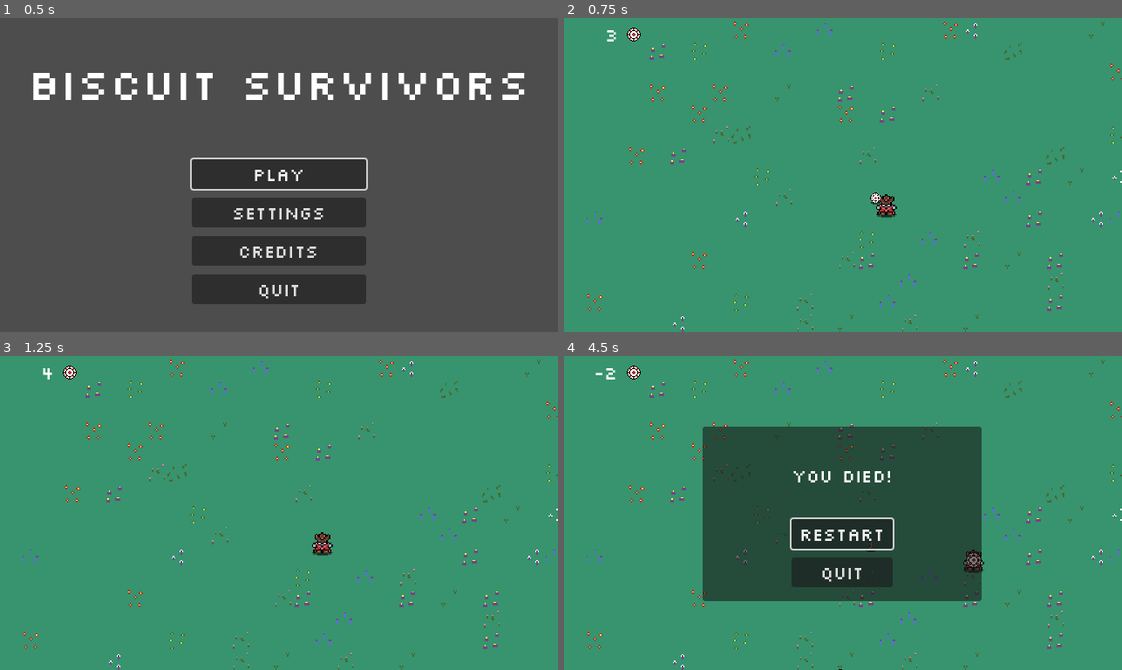
Above: before the commit, frames 1-4 (two rows, left to right).
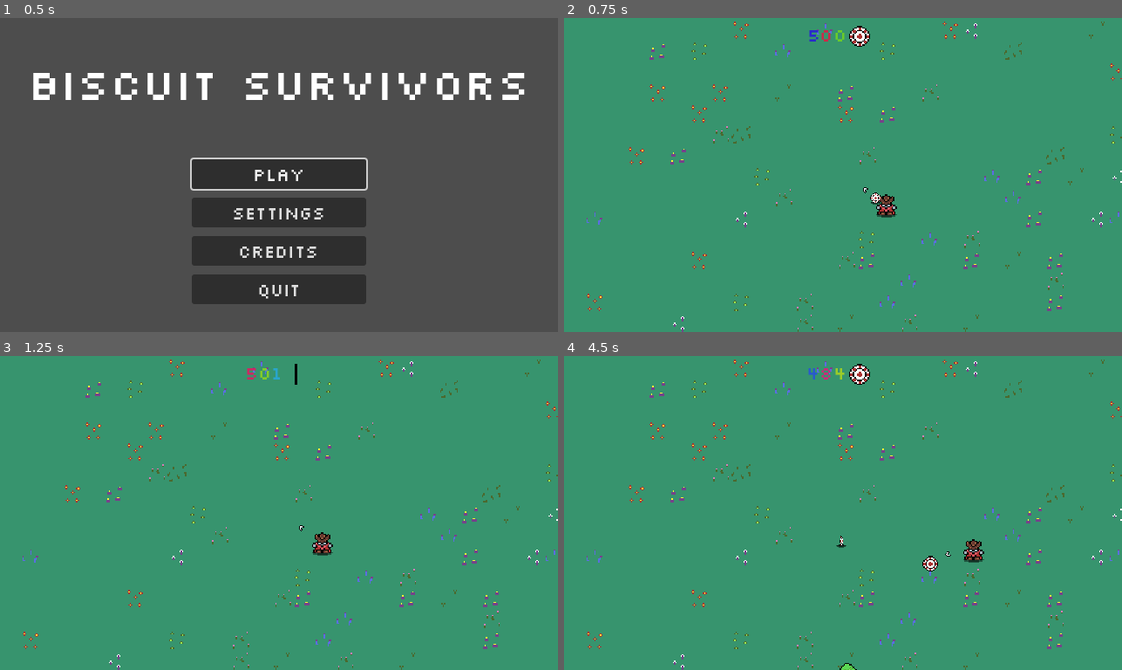
Above: after the commit, the same moments.

Repository: tkapa/risk-it
Game: Godot game, scene res://Scenes/UI/MainMenu/main_menu.tscn
Same seed, same stepped clock (60 frames per second), same inputs: the game is played once before the commit and once after it.
Inputs (mouse positions are in pixels of both pictures, inside the frame that each line leads up to):
- Up to frame 1 (0.5 s): no input
- Up to frame 2 (0.75 s): click "PLAY" at 0.5 s
- Up to frame 3 (1.25 s): no input
- Up to frame 4 (4.5 s): move the mouse to (965, 497) at 1.27 s; hold D (right) 1.28-2.03 s; tap R (cash_in) at 1.35, 2.3, 3.6 s; tap Space (throw) at 1.55, 2.1, 3.8, 4.35 s; move the mouse to (731, 528) at 2.02 s; hold S (down) 2.03-2.75 s; click "Accept" at 2.75 s; move the mouse to (898, 443) at 3.52 s; hold D (right) 3.53-4.28 s; move the mouse to (815, 575) at 4.27 s; hold W (up) from 4.28 s (still down)

Frame 1 is identical in both runs. In frame 2, 0.4% of the frame differs, in the area x 7-55%, y 2-56%; in frame 3, 0.3%; in frame 4, 28%, in the area x 5-76%, y 2-100%.

Commit message:
Some Juice. Bug fix. Aim Cursor.

Diff:
--- a/Components/HitboxComponent/HitboxComponent.tscn
+++ b/Components/HitboxComponent/HitboxComponent.tscn
@@ -6,5 +6,3 @@
 collision_layer = 6
 collision_mask = 0
 script = ExtResource("1_l84rr")
-
-[connection signal="body_entered" from="." to="." method="_on_body_entered"]
--- a/Entities/Attacks/Chip.tscn
+++ b/Entities/Attacks/Chip.tscn
@@ -6,19 +6,18 @@
 [ext_resource type="PackedScene" uid="uid://c4o66nlqmj07u" path="res://Components/HitboxComponent/HitboxComponent.tscn" id="3_y4kt8"]
 
 [sub_resource type="CircleShape2D" id="CircleShape2D_u6qvb"]
+radius = 0.01
 
 [sub_resource type="CircleShape2D" id="CircleShape2D_3ngcf"]
 radius = 9.0
 
-[node name="Chip" type="CharacterBody2D"]
+[node name="Chip" type="Area2D"]
 collision_layer = 0
 collision_mask = 0
-motion_mode = 1
 script = ExtResource("1_oqvyq")
 chip_drop = ExtResource("2_y4kt8")
 
 [node name="CollisionShape2D" type="CollisionShape2D" parent="."]
-visible = false
 shape = SubResource("CircleShape2D_u6qvb")
 
 [node name="Sprite2D" type="Sprite2D" parent="."]
--- a/Entities/Attacks/chip.gd
+++ b/Entities/Attacks/chip.gd
@@ -1,4 +1,4 @@
-class_name Chip extends CharacterBody2D
+class_name Chip extends Area2D
 
 var direction : Vector2 = Vector2.UP
 
@@ -19,8 +19,7 @@
 	hitbox.damage = damage
 
 func _physics_process(delta):
-	velocity = direction * move_speed
-	move_and_slide()
+	position += direction * move_speed * delta
 
 	move_speed -= speed_decay
 	if move_speed < 0:
@@ -33,5 +32,8 @@
 func _on_hitbox_component_hit():
 	maximum_hits -= 1
 
+	print("Hits: ", maximum_hits)
+
 	if maximum_hits <= 0:
+		print("Chip no hits")
 		_on_cleanup()
--- /dev/null
+++ b/Entities/Player/cash_in_component.gd
@@ -0,0 +1,7 @@
+class_name CashInComponent extends Node
+
+signal try_cash_in(cost: int)
+
+func _process(delta):
+	if InputManager.wants_cash_in() && GameManager.cash_in_ready:
+		try_cash_in.emit(GameManager.cash_in_cost)
--- a/Entities/Player/player.gd
+++ b/Entities/Player/player.gd
@@ -2,54 +2,35 @@
 
 @onready var hurtbox : HurtboxComponent = $HurtboxComponent
 @onready var health : HealthComponent = $HealthComponent
+@onready var cash_in_component : CashInComponent = $CashInComponent
+@onready var thrower_component : ThrowerComponent = $ThrowerComponent
 
 @export_category("Player Stats")
 @export var base_health : int = 3
 @export var move_speed : int = 100
 
-@export_category("Combat Variables")
-@export var base_chip : PackedScene
-@export var base_throw_strength : int = 200
-
-@export var chip_strategies : Array[ChipStrategy] = []
-var _cursor_dir : Vector2
+var chip_strategies : Array[ChipStrategy] = []
 
 func _ready():
 	GameManager.player = self
 	health.init(base_health)
 	hurtbox.init(health)
+	thrower_component.init(self)
 	SignalBus.player_grant_power_up.connect(_add_chip_strategy)
 
-func _input(event):
-	if event is InputEventMouseMotion:
-		var camera = get_viewport().get_camera_2d()
-		var cursor = camera.get_global_mouse_position()
-		_cursor_dir = global_position.direction_to(cursor)
+func _process(delta):
+	if InputManager.wants_throw():
+		thrower_component.throw(chip_strategies)
 
-func _process(delta):
-	if Input.is_action_just_pressed("throw"):
-		_throw()
-	if Input.is_action_just_pressed("cash_in"):
-		SignalBus.player_cash_in.emit()
-
-func _throw():
-	var chip : Chip = _setup_chip()
-	add_sibling(chip)
-
+func _process_cost(damage: int):
 	var attack : Attack = Attack.new()
-	attack.damage = chip.chip_cost
+	attack.damage = damage
 	health.take_damage(attack)
 
 func _physics_process(delta):
-	var input_vector = _get_movement()
+	var input_vector = InputManager.movement_vector()
 	velocity = input_vector * move_speed
 	move_and_slide()
-
-func _get_movement():
-	var y = Input.get_axis("up", "down")
-	var x = Input.get_axis("left", "right")
-
-	return Vector2(x, y)
 
 func _on_health_component_health_updated(new_current_health: int, previous_health: int):
 	SignalBus.player_health_updated.emit(new_current_health, previous_health)
@@ -57,16 +38,16 @@
 func _on_health_component_on_death():
 	SignalBus.player_died.emit()
 
-func _setup_chip() -> Chip:
-	var chip : Chip = base_chip.instantiate()
-	chip.position = position
-	chip.scale = Vector2(0.75,0.75)
-	chip.init(base_throw_strength, _cursor_dir)
+func _on_cash_in_component_try_cash_in(cost: int):
+	var cash_in_survived : bool = health.current_health > cost
 
-	for strat in chip_strategies:
-		strat.apply_strategy(chip)
+	_process_cost(cost)
 
-	return chip
+	if cash_in_survived:
+		SignalBus.player_cash_in.emit()
 
 func _add_chip_strategy(strategy: ChipStrategy):
 	chip_strategies.append(strategy)
+
+func _on_thrower_component_process_chip_cost(cost):
+	_process_cost(cost)
--- a/Entities/Player/player.tscn
+++ b/Entities/Player/player.tscn
@@ -7,6 +7,9 @@
 [ext_resource type="PackedScene" uid="uid://g8lh65rii5n" path="res://Components/HealthComponent/HealthComponent.tscn" id="3_lu8i8"]
 [ext_resource type="PackedScene" uid="uid://dcdqr53wunobp" path="res://Components/HurtboxComponent/HurtboxComponent.tscn" id="4_tekja"]
 [ext_resource type="PackedScene" uid="uid://b2ak7xv3n0btv" path="res://Components/PickUpMagnet/PickUpMagnetComponent.tscn" id="6_01a4e"]
+[ext_resource type="Script" uid="uid://d3qfsg7ya1c0m" path="res://Entities/Player/cash_in_component.gd" id="8_7a1se"]
+[ext_resource type="Texture2D" uid="uid://btey80oa8hgq" path="res://Assets/pointer.png" id="9_lub02"]
+[ext_resource type="Script" uid="uid://c0n1annf7wbod" path="res://Entities/Player/thrower_component.gd" id="9_x1y6q"]
 
 [sub_resource type="AtlasTexture" id="AtlasTexture_3uyv8"]
 atlas = ExtResource("1_mv1ah")
@@ -35,7 +38,7 @@
 [node name="Player" type="CharacterBody2D"]
 motion_mode = 1
 script = ExtResource("1_3uyv8")
-base_chip = ExtResource("2_5c2io")
+base_health = 500
 
 [node name="DropShadow" parent="." instance=ExtResource("3_4wf4l")]
 offset = Vector2(0, 2)
@@ -61,5 +64,22 @@
 position = Vector2(0, 4)
 shape = SubResource("CircleShape2D_tekja")
 
+[node name="CashInComponent" type="Node" parent="."]
+script = ExtResource("8_7a1se")
+
+[node name="ThrowerComponent" type="Node2D" parent="."]
+script = ExtResource("9_x1y6q")
+base_chip = ExtResource("2_5c2io")
+
+[node name="AimComponent" type="Node2D" parent="ThrowerComponent"]
+rotation = 1.5708
+
+[node name="Pointer" type="Sprite2D" parent="ThrowerComponent/AimComponent"]
+position = Vector2(0, -18)
+scale = Vector2(0.5, 0.5)
+texture = ExtResource("9_lub02")
+
 [connection signal="health_updated" from="HealthComponent" to="." method="_on_health_component_health_updated"]
 [connection signal="on_death" from="HealthComponent" to="." method="_on_health_component_on_death"]
+[connection signal="try_cash_in" from="CashInComponent" to="." method="_on_cash_in_component_try_cash_in"]
+[connection signal="process_chip_cost" from="ThrowerComponent" to="." method="_on_thrower_component_process_chip_cost"]
--- /dev/null
+++ b/Entities/Player/thrower_component.gd
@@ -0,0 +1,42 @@
+class_name ThrowerComponent extends Node2D
+
+signal process_chip_cost(cost : int)
+
+@onready var aim_component : Node2D = $AimComponent
+
+@export_category("Combat Variables")
+@export var base_chip : PackedScene
+@export var base_throw_strength : int = 200
+
+var _cursor_dir : Vector2
+var _parent : CharacterBody2D
+
+func init(parent: CharacterBody2D):
+	_parent = parent
+
+func _process(delta):
+	if InputManager.using_controller:
+		_cursor_dir = InputManager.look_vector()
+	else:
+		var _cursor_pos = InputManager.cursor_position()
+		_cursor_dir = global_position.direction_to(_cursor_pos)
+
+	rotation = _cursor_dir.angle()
+
+func throw(strategies: Array[ChipStrategy]):
+	var chip : Chip = _setup_chip(strategies)
+	process_chip_cost.emit(chip.chip_cost)
+	_parent.add_sibling(chip)
+
+func _setup_chip(strategies: Array[ChipStrategy]) -> Chip:
+	var chip : Chip = base_chip.instantiate()
+	chip.position = _parent.position
+	chip.scale = Vector2(0.75,0.75)
+	chip.init(base_throw_strength, _cursor_dir)
+
+	for strat in strategies:
+		print("Applying: ", strat.name)
+		strat.apply_strategy(chip)
+
+	print("---")
+	return chip
--- a/Resources/Enemies/slime.tres
+++ b/Resources/Enemies/slime.tres
@@ -1,8 +1,7 @@
-[gd_resource type="Resource" script_class="EnemyStats" load_steps=9 format=3 uid="uid://v4ht4q6lj747"]
+[gd_resource type="Resource" script_class="EnemyStats" load_steps=7 format=3 uid="uid://v4ht4q6lj747"]
 
 [ext_resource type="Resource" uid="uid://c0k34c66supa3" path="res://Resources/Chips/base_chip.tres" id="1_qurrs"]
 [ext_resource type="Script" uid="uid://d4cy06b7qvxs5" path="res://Resources/Enemies/enemy_stats.gd" id="1_rkiea"]
-[ext_resource type="Texture2D" uid="uid://ihgiqih6m7m0" path="res://Assets/Enemies/Slime.png" id="3_iunsp"]
 [ext_resource type="Texture2D" uid="uid://bgncm7xenwbdu" path="res://Assets/Enemies/Slime-Sheet.png" id="3_w631l"]
 
 [sub_resource type="AtlasTexture" id="AtlasTexture_ie8a6"]
@@ -13,10 +12,6 @@
 atlas = ExtResource("3_w631l")
 region = Rect2(16, 0, 16, 16)
 
-[sub_resource type="AtlasTexture" id="AtlasTexture_w631l"]
-atlas = ExtResource("3_iunsp")
-region = Rect2(0, 0, 16, 16)
-
 [sub_resource type="SpriteFrames" id="SpriteFrames_ie8a6"]
 animations = [{
 "frames": [{
@@ -25,9 +20,6 @@
 }, {
 "duration": 1.0,
 "texture": SubResource("AtlasTexture_65brq")
-}, {
-"duration": 1.0,
-"texture": SubResource("AtlasTexture_w631l")
 }],
 "loop": true,
 "name": &"default",
@@ -39,6 +31,6 @@
 chip_drop = ExtResource("1_qurrs")
 name = "Enemy"
 max_health = 1
-move_speed = 10
+move_speed = 20
 sprite_sheet = SubResource("SpriteFrames_ie8a6")
 metadata/_custom_type_script = "uid://d4cy06b7qvxs5"
--- a/Resources/PowerUps/scripts/damage_chip_strategy.gd
+++ b/Resources/PowerUps/scripts/damage_chip_strategy.gd
@@ -2,4 +2,4 @@
 
 func apply_strategy(chip: Chip):
 	chip.damage += value
-	chip.chip_cost += cost
+	#chip.chip_cost += cost
--- a/Resources/PowerUps/scripts/pierce_chip_strategy.gd
+++ b/Resources/PowerUps/scripts/pierce_chip_strategy.gd
@@ -2,4 +2,4 @@
 
 func apply_strategy(chip: Chip):
 	chip.maximum_hits += value
-	chip.chip_cost += cost
+	#chip.chip_cost += cost
--- a/Resources/PowerUps/scripts/speed_multiplier.gd
+++ b/Resources/PowerUps/scripts/speed_multiplier.gd
@@ -2,4 +2,4 @@
 
 func apply_strategy(chip: Chip):
 	chip.move_speed += value
-	chip.chip_cost += cost
+	#chip.chip_cost += cost
--- a/Scenes/UI/CashInMenu/cash_in_menu.gd
+++ b/Scenes/UI/CashInMenu/cash_in_menu.gd
@@ -9,19 +9,16 @@
 func _ready():
 	SignalBus.player_cash_in.connect(_on_player_cash_in)
 	SignalBus.player_grant_power_up.connect(_on_grant_power_up)
-	visibility_changed.connect(_on_visibility_changed)
 
 func _on_player_cash_in():
+	_roll_option(option_ui_1)
+	_roll_option(option_ui_2)
+	_roll_option(option_ui_3)
+	option_ui_2.button.grab_focus()
 	SignalBus.pause_game.emit(self)
 
 func _on_grant_power_up(s: ChipStrategy):
 	SignalBus.unpause_game.emit()
 
-func _on_visibility_changed():
-	_roll_option(option_ui_1)
-	_roll_option(option_ui_2)
-	_roll_option(option_ui_3)
-	option_ui_1.button.grab_focus()
-
 func _roll_option(ui: OptionUI):
 	ui.init(power_ups.pick_random())
--- a/Scenes/UI/PauseMenu/pause_menu.gd
+++ b/Scenes/UI/PauseMenu/pause_menu.gd
@@ -7,7 +7,7 @@
 	visibility_changed.connect(_on_show)
 
 func _process(delta):
-	if Input.is_action_just_pressed("pause"):
+	if InputManager.wants_pause():
 		if PauseManager.is_paused:
 			SignalBus.unpause_game.emit()
 		else:
--- a/Scenes/UI/PlayerHp/player_hp.gd
+++ b/Scenes/UI/PlayerHp/player_hp.gd
@@ -1,9 +1,29 @@
 class_name PlayerHPUI extends HBoxContainer
 
-@onready var hp_label : Label = $Label
+@onready var hp_label : RichTextLabel = $Label
+@onready var hp_icon : AnimatedSprite2D = $HPIcon
+
+const RAINBOW : String = "[rainbow]"
+const SHAKE : String = "[shake]"
+
+var _hp_value : String
 
 func _init():
+	SignalBus.player_cash_in.connect(_cash_in_not_ready)
 	SignalBus.player_health_updated.connect(_on_player_health_updated)
 
 func _on_player_health_updated(new_current: int, previous_health : int):
-	hp_label.text = str(new_current)
+	_hp_value = str(new_current)
+	var val = _hp_value
+
+	if GameManager.cash_in_ready:
+		val = str(RAINBOW, SHAKE, _hp_value)
+		hp_icon.play("ready")
+	else:
+		_cash_in_not_ready()
+
+	hp_label.text = val
+
+func _cash_in_not_ready():
+	hp_label.text = _hp_value
+	hp_icon.play("default")
--- a/Scenes/UI/PlayerHp/player_hp.tscn
+++ b/Scenes/UI/PlayerHp/player_hp.tscn
@@ -1,21 +1,65 @@
-[gd_scene load_steps=4 format=3 uid="uid://se3rgu7umfgo"]
+[gd_scene load_steps=10 format=3 uid="uid://se3rgu7umfgo"]
 
 [ext_resource type="Theme" uid="uid://c8sqrg1dqvo5y" path="res://Resources/Themes/default_ui.tres" id="1_ayxky"]
-[ext_resource type="Texture2D" uid="uid://ck8qoaq0tqrto" path="res://Assets/Chips/Chip-1.png" id="1_capmd"]
 [ext_resource type="Script" uid="uid://d3wqybxbahvkm" path="res://Scenes/UI/PlayerHp/player_hp.gd" id="2_7javd"]
+[ext_resource type="Texture2D" uid="uid://immtyy21f2jx" path="res://Assets/Chips/Chip-Pickup.png" id="3_bai5o"]
+
+[sub_resource type="AtlasTexture" id="AtlasTexture_fgeeo"]
+atlas = ExtResource("3_bai5o")
+region = Rect2(0, 0, 16, 16)
+
+[sub_resource type="AtlasTexture" id="AtlasTexture_5raxr"]
+atlas = ExtResource("3_bai5o")
+region = Rect2(0, 0, 16, 16)
+
+[sub_resource type="AtlasTexture" id="AtlasTexture_fmafk"]
+atlas = ExtResource("3_bai5o")
+region = Rect2(16, 0, 16, 16)
+
+[sub_resource type="AtlasTexture" id="AtlasTexture_fekdy"]
+atlas = ExtResource("3_bai5o")
+region = Rect2(32, 0, 16, 16)
+
+[sub_resource type="AtlasTexture" id="AtlasTexture_et0xr"]
+atlas = ExtResource("3_bai5o")
+region = Rect2(48, 0, 16, 16)
+
+[sub_resource type="SpriteFrames" id="SpriteFrames_biygc"]
+animations = [{
+"frames": [{
+"duration": 1.0,
+"texture": SubResource("AtlasTexture_fgeeo")
+}],
+"loop": true,
+"name": &"default",
+"speed": 5.0
+}, {
+"frames": [{
+"duration": 1.0,
+"texture": SubResource("AtlasTexture_5raxr")
+}, {
+"duration": 1.0,
+"texture": SubResource("AtlasTexture_fmafk")
+}, {
+"duration": 1.0,
+"texture": SubResource("AtlasTexture_fekdy")
+}, {
+"duration": 1.0,
+"texture": SubResource("AtlasTexture_et0xr")
+}],
+"loop": true,
+"name": &"ready",
+"speed": 5.0
+}]
 
 [node name="PlayerHp" type="HBoxContainer"]
-anchors_preset = 8
+anchors_preset = 5
 anchor_left = 0.5
-anchor_top = 0.5
 anchor_right = 0.5
-anchor_bottom = 0.5
-offset_left = -44.5
-offset_top = -18.5
-offset_right = 44.5
-offset_bottom = 18.5
+offset_left = -50.0
+offset_right = 50.0
+offset_bottom = 37.0
 grow_horizontal = 2
-grow_vertical = 2
 size_flags_horizontal = 0
 size_flags_vertical = 0
 theme = ExtResource("1_ayxky")
@@ -23,14 +67,17 @@
 alignment = 2
 script = ExtResource("2_7javd")
 
-[node name="Label" type="Label" parent="."]
+[node name="Label" type="RichTextLabel" parent="."]
+custom_minimum_size = Vector2(70, 0)
 layout_mode = 2
 size_flags_horizontal = 4
+bbcode_enabled = true
 text = "0"
+horizontal_alignment = 2
+vertical_alignment = 1
 
-[node name="HPIcon" type="TextureRect" parent="."]
-layout_mode = 2
-size_flags_horizontal = 4
-size_flags_vertical = 4
-texture = ExtResource("1_capmd")
-stretch_mode = 2
+[node name="HPIcon" type="AnimatedSprite2D" parent="."]
+position = Vector2(115, 20)
+scale = Vector2(1.5, 1.5)
+sprite_frames = SubResource("SpriteFrames_biygc")
+animation = &"ready"
--- a/Scenes/main.tscn
+++ b/Scenes/main.tscn
@@ -45,18 +45,9 @@
 theme = ExtResource("1_21xkr")
 
 [node name="PlayerHp" parent="HUD" instance=ExtResource("3_jjvhh")]
-layout_mode = 0
-anchors_preset = 0
-anchor_left = 0.0
-anchor_top = 0.0
-anchor_right = 0.0
-anchor_bottom = 0.0
-offset_left = 0.0
-offset_top = 0.0
-offset_right = 89.0
-offset_bottom = 37.0
-grow_horizontal = 1
-grow_vertical = 1
+layout_mode = 1
+offset_left = -95.0
+offset_right = 5.0
 theme = null
 
 [node name="PauseMenu" parent="HUD" instance=ExtResource("3_6bp64")]
--- /dev/null
+++ b/Scripts/focus.gd
@@ -0,0 +1,28 @@
+extends Node
+
+var focused := true
+
+func _notification(what: int) -> void:
+	match what:
+		NOTIFICATION_APPLICATION_FOCUS_OUT:
+			focused = false
+		NOTIFICATION_APPLICATION_FOCUS_IN:
+			focused = true
+
+func input_is_action_pressed(action: StringName) -> bool:
+	if focused:
+		return Input.is_action_pressed(action)
+
+	return false
+
+func is_action_just_pressed(action: StringName) -> bool:
+	if focused:
+		return Input.is_action_just_pressed(action)
+
+	return false
+
+func event_is_action_pressed(event: InputEvent, action: StringName) -> bool:
+	if focused:
+		return event.is_action_pressed(action)
+
+	return false
--- a/Scripts/game_manager.gd
+++ b/Scripts/game_manager.gd
@@ -2,11 +2,18 @@
 
 var player : Player
 var game_node: Node2D
+var cash_in_ready: bool
+
+var cash_in_cost: int = 5
 
 func _ready():
 	SignalBus.start_game.connect(_on_game_start)
+	SignalBus.player_health_updated.connect(_check_cash_in)
 
 func _on_game_start():
 	var level_name = "main"
 	var level = str("res://Scenes/", level_name, ".tscn")
 	get_tree().change_scene_to_file(level)
+
+func _check_cash_in(new_current: int, previous: int):
+	cash_in_ready = new_current > cash_in_cost
--- /dev/null
+++ b/Scripts/input_manager.gd
@@ -0,0 +1,53 @@
+extends Node
+
+var using_controller := false
+var last_look_vector : Vector2 = Vector2.ZERO
+
+func _ready():
+	process_mode = Node.PROCESS_MODE_ALWAYS
+
+func wants_throw() -> bool:
+	return Focus.is_action_just_pressed("throw")
+
+func wants_pause() -> bool:
+	return Focus.is_action_just_pressed("pause")
+
+func wants_cash_in() -> bool:
+	return Focus.is_action_just_pressed("cash_in")
+
+func movement_vector() -> Vector2:
+	var x : float = Input.get_axis("left", "right")
+	var y : float = Input.get_axis("up", "down")
+
+	return Vector2(x, y)
+
+func look_vector() -> Vector2:
+	var _look_vector = Input.get_vector("look_left", "look_right", "look_up","look_down")
+
+	if _look_vector.length() > 0.2:
+		last_look_vector = _look_vector
+		return last_look_vector
+
+	return last_look_vector
+
+func cursor_position() -> Vector2:
+	var pos = Vector2.ZERO
+	var camera = get_viewport().get_camera_2d()
+
+	if not camera:
+		return pos
+
+	pos = camera.get_global_mouse_position()
+	return pos
+
+func _input(event):
+	if event is InputEventJoypadButton or event is InputEventJoypadMotion:
+		_set_using_controller(true)
+	else:
+		_set_using_controller(false)
+
+func _set_using_controller(value: bool):
+	if using_controller == value:
+		return
+
+	using_controller = value
--- a/Scripts/signal_bus.gd
+++ b/Scripts/signal_bus.gd
@@ -2,6 +2,7 @@
 
 signal player_died
 signal player_health_updated(new_current_health: int, new_max_health: int)
+signal player_cash_in_ready
 signal player_cash_in
 signal player_grant_power_up(power_up: ChipStrategy)
 
--- a/project.godot
+++ b/project.godot
@@ -18,9 +18,11 @@
 [autoload]
 
 SignalBus="*res://Scripts/signal_bus.gd"
+Focus="*res://Scripts/focus.gd"
 GameManager="*res://Scripts/game_manager.gd"
 PickupManager="*res://Scripts/pickup_manager.gd"
 PauseManager="*res://Scripts/pause_manager.gd"
+InputManager="*res://Scripts/input_manager.gd"
 
 [display]
 
@@ -40,6 +42,14 @@
 
 [input]
 
+ui_accept={
+"deadzone": 0.5,
+"events": [Object(InputEventKey,"resource_local_to_scene":false,"resource_name":"","device":0,"window_id":0,"alt_pressed":false,"shift_pressed":false,"ctrl_pressed":false,"meta_pressed":false,"pressed":false,"keycode":4194309,"physical_keycode":0,"key_label":0,"unicode":0,"location":0,"echo":false,"script":null)
+, Object(InputEventKey,"resource_local_to_scene":false,"resource_name":"","device":0,"window_id":0,"alt_pressed":false,"shift_pressed":false,"ctrl_pressed":false,"meta_pressed":false,"pressed":false,"keycode":4194310,"physical_keycode":0,"key_label":0,"unicode":0,"location":0,"echo":false,"script":null)
+, Object(InputEventKey,"resource_local_to_scene":false,"resource_name":"","device":0,"window_id":0,"alt_pressed":false,"shift_pressed":false,"ctrl_pressed":false,"meta_pressed":false,"pressed":false,"keycode":32,"physical_keycode":0,"key_label":0,"unicode":32,"location":0,"echo":false,"script":null)
+, Object(InputEventJoypadButton,"resource_local_to_scene":false,"resource_name":"","device":-1,"button_index":0,"pressure":0.0,"pressed":false,"script":null)
+]
+}
 up={
 "deadzone": 0.2,
 "events": [Object(InputEventKey,"resource_local_to_scene":false,"resource_name":"","device":-1,"window_id":0,"alt_press …(192 unchanged characters)…
@@ -89,6 +99,26 @@
 , Object(InputEventJoypadButton,"resource_local_to_scene":false,"resource_name":"","device":-1,"button_index":5,"pressure":0.0,"pressed":false,"script":null)
 ]
 }
+look_left={
+"deadzone": 0.2,
+"events": [Object(InputEventJoypadMotion,"resource_local_to_scene":false,"resource_name":"","device":-1,"axis":2,"axis_value":-1.0,"script":null)
+]
+}
+look_right={
+"deadzone": 0.2,
+"events": [Object(InputEventJoypadMotion,"resource_local_to_scene":false,"resource_name":"","device":-1,"axis":2,"axis_value":1.0,"script":null)
+]
+}
+look_up={
+"deadzone": 0.2,
+"events": [Object(InputEventJoypadMotion,"resource_local_to_scene":false,"resource_name":"","device":-1,"axis":3,"axis_value":-1.0,"script":null)
+]
+}
+look_down={
+"deadzone": 0.2,
+"events": [Object(InputEventJoypadMotion,"resource_local_to_scene":false,"resource_name":"","device":-1,"axis":3,"axis_value":1.0,"script":null)
+]
+}
 
 [layer_names]
 
Binary file added: Assets/pointer.png
Not shown, added: Assets/pointer.png.import
Not shown, added: Entities/Player/cash_in_component.gd.uid
Not shown: 1 places in Entities/Player/player.tscn that only renumber resources
Not shown, added: Entities/Player/thrower_component.gd.uid
Not shown, added: Scripts/focus.gd.uid
Not shown, added: Scripts/input_manager.gd.uid
